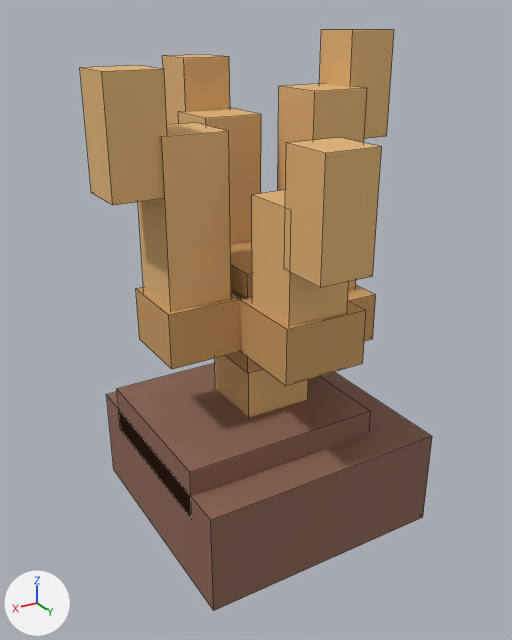
The FBX model roblox-island/exports/fbx/BranchCoral_Orange.fbx as it was, and as the next commit left it.
Before and after are seen from a 50 mm camera at (6.79, 11.13, 9.76) aimed at (0.19, 0.13, 4.26). Lighting does not change. The marker at lower left points along +X, +Y and +Z. The older version comes first. Mesh edges are drawn as thin lines. Vertices at exactly the same position are counted once.

In view in the first picture: 'BranchCoral_Orange'.
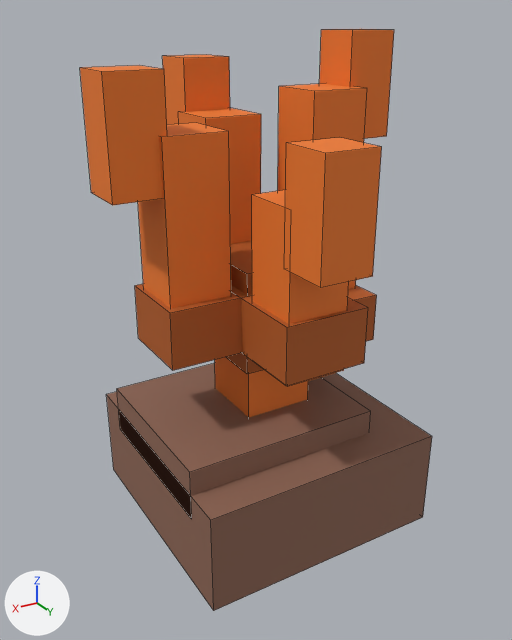
Location of each change, [x1, y1, x2, y2] in pixels of the pictures (512 x 640 px; the box of a moved part takes in the faces that stretch with it):
part 1 of me_branchcoral_orange, added (brown)
    after: [135, 284, 252, 370]
part 2 of me_branchcoral_orange, moved or reshaped
    before: [136, 86, 376, 386]
    after: [178, 86, 377, 387]
part 3 of me_branchcoral_orange, surface changed (brown to orange)
    both: [80, 29, 394, 417]

The change in detail:
me_branchcoral_orange is used by ob_branchcoral_orange; location (0.0, 0.0, 0.0).
me_branchcoral_orange had 125 vertices, 96 faces and spanned x -3.06..3.06, y -3.06..3.06, z 0.0..9.5.
me_branchcoral_orange now has 128 vertices, 96 faces and spans x -3.06..3.06, y -3.06..3.06, z 0.0..9.5.
me_branchcoral_orange part 1: a new loose piece, a box spanning x -0.79..2.3, y -0.79..0.79, z 4.0..5.09, in mat_voxelpalette (picture img_voxel_palette_png).
Part 2, on me_branchcoral_orange:
18 vertices are removed from x -2.3..2.3, y -1.1..2.3, z 3.5..5.04.
18 faces are deleted.
4 vertices in x -2.2..-1.0, y -1.0..0.2, z 3.46 move by (0.0, 0.0, -0.04).
4 vertices in x -0.6..0.6, y -2.2..-1.0, z 4.46 move by (0.0, 0.0, -0.01).
4 vertices in x -0.4..0.8, y 1.0..2.2, z 3.96 move by (0.0, 0.0, -0.05).
13 vertices are added at x -2.3..0.9, y -1.1..2.3, z 3.5..5.08.
12 new faces join them.
me_branchcoral_orange part 3: 60 kept faces spanning x -3.06..3.06, y -3.06..3.06, z 2.0..9.5 get new texture (UV) coordinates.
